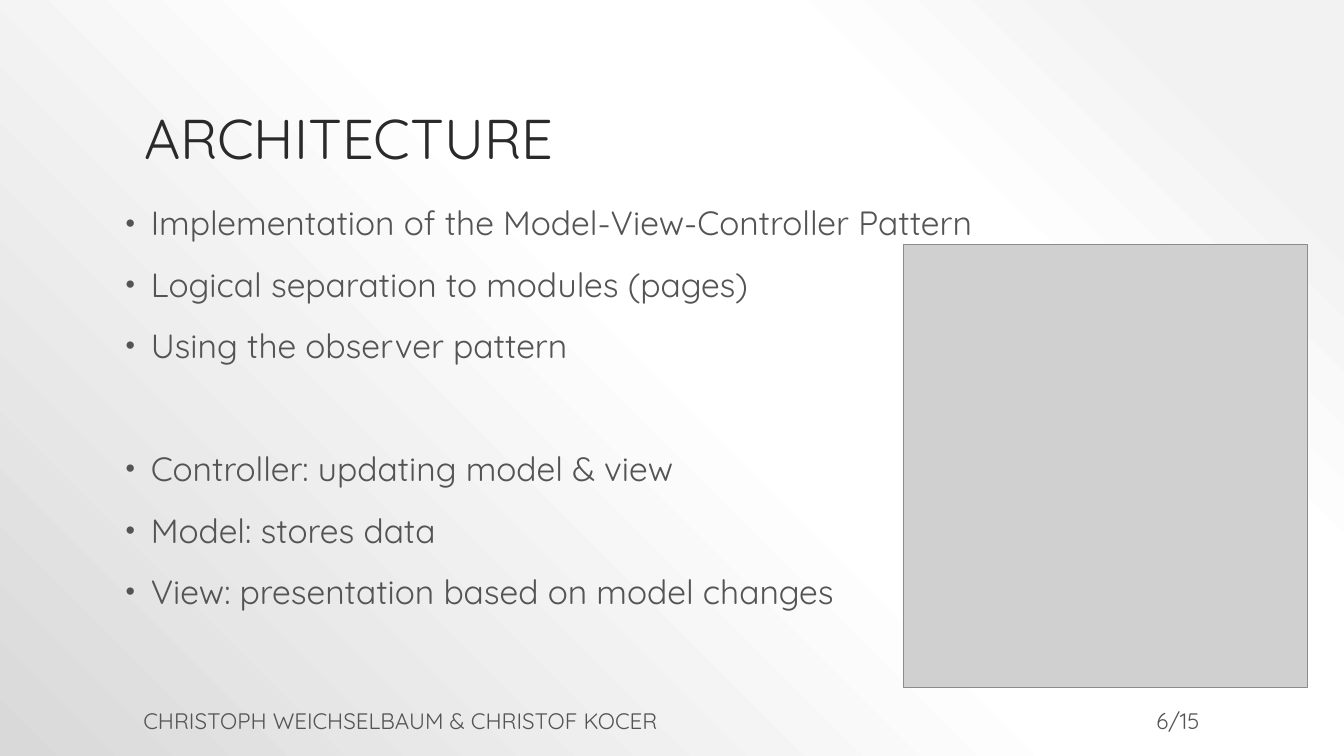
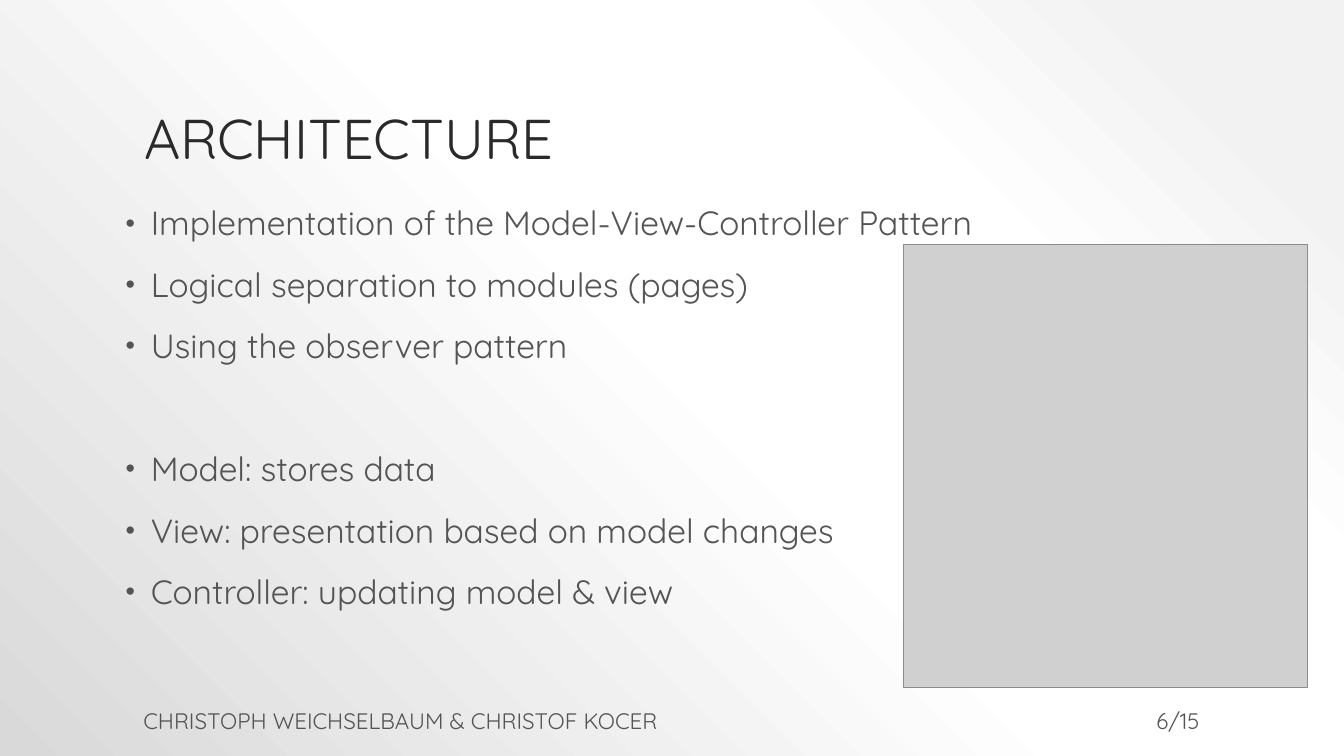
Before and after one commit to ChriWe/MobileGIS, a slide deck: slide 6 of docs/mobilegis_sighted.pptx. Drawn at 1344x756 pixels with LibreOffice and Linux fonts; fonts in the diff are those of the drawing; grey boxes stand for pictures. Boxes give left, top, right and bottom in pixels: in the first picture for what was removed or moved away, otherwise in the second. Text is boxed around its words. In the diff, an @@ line names an element or a change of style, - is before the commit and + after.

```diff
--- a/docs/mobilegis_sighted.pptx
+++ b/docs/mobilegis_sighted.pptx
@@ text at (151, 456, 673, 488): paragraph removed @@
-• Controller: updating model & view
@@ text at (151, 579, 673, 611): paragraph added @@
+• Controller: updating model & view
```
Also in this commit, not shown: 7 other slides changed.
